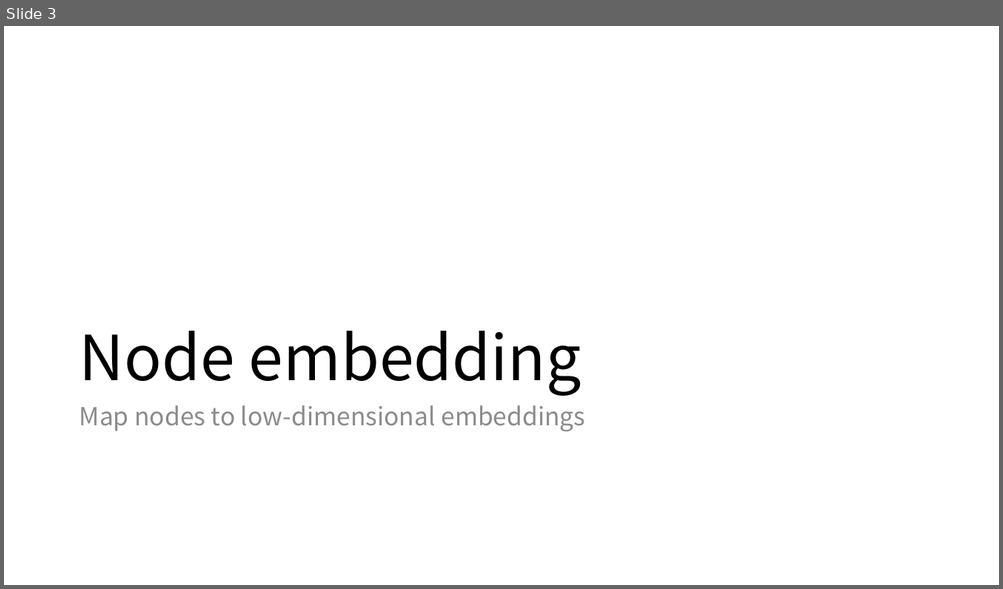
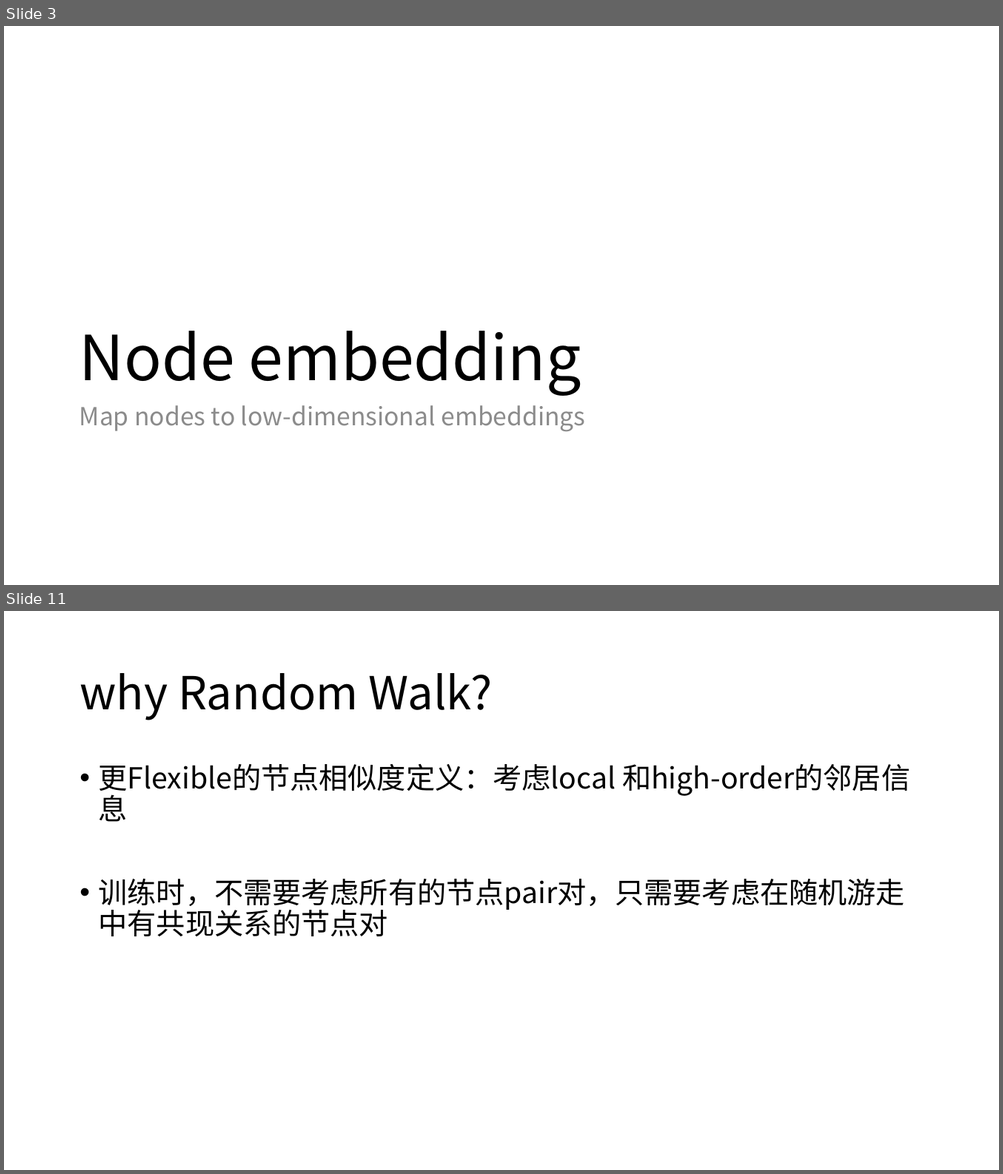
Before and after one commit to shmilysyq/rcmd_paper, a slide deck: embedding/graph embedding/Representation Learning on Graphs.pptx. Shown one above the other, each under a label of ours: slide 3 before the commit, slides 3 and 11 after it; the slides between them are not shown. The pictures are 1003x589 and 1003x1174 pixels, drawn with LibreOffice and Linux fonts; fonts in the diff are those of the drawing. Boxes give left, top, right and bottom in pixels: in the first picture for what was removed or moved away, otherwise in the second. Text is boxed around its words. In the diff, an @@ line names an element or a change of style, - is before the commit and + after.

```diff
--- a/embedding/graph embedding/Representation Learning on Graphs.pptx
+++ b/embedding/graph embedding/Representation Learning on Graphs.pptx
@@ slide 11 added at [4, 611, 999, 1170], background #FFFFFF @@
@@ title added at [79, 673, 493, 721], 44 pt, text #000000 @@
+why Random Walk?
@@ text added at [99, 764, 910, 937], 28 pt, text #000000 @@
+• 更Flexible的节点相似度定义：考虑local 和high-order的邻居信息
+• 训练时，不需要考虑所有的节点pair对，只需要考虑在随机游走中有共现关系的节点对
```
Also in this commit, not shown: 23 other slides added.
